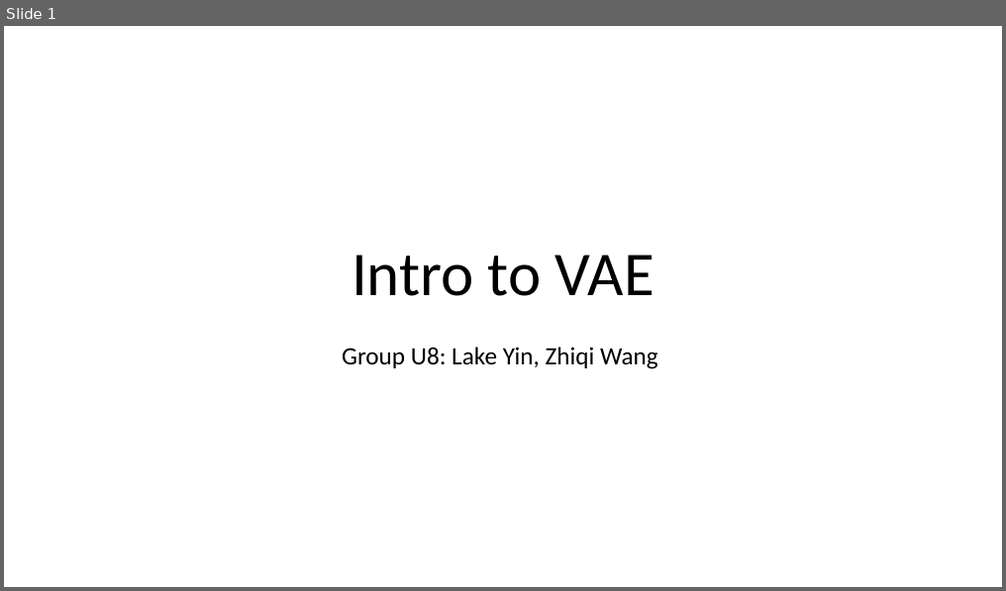
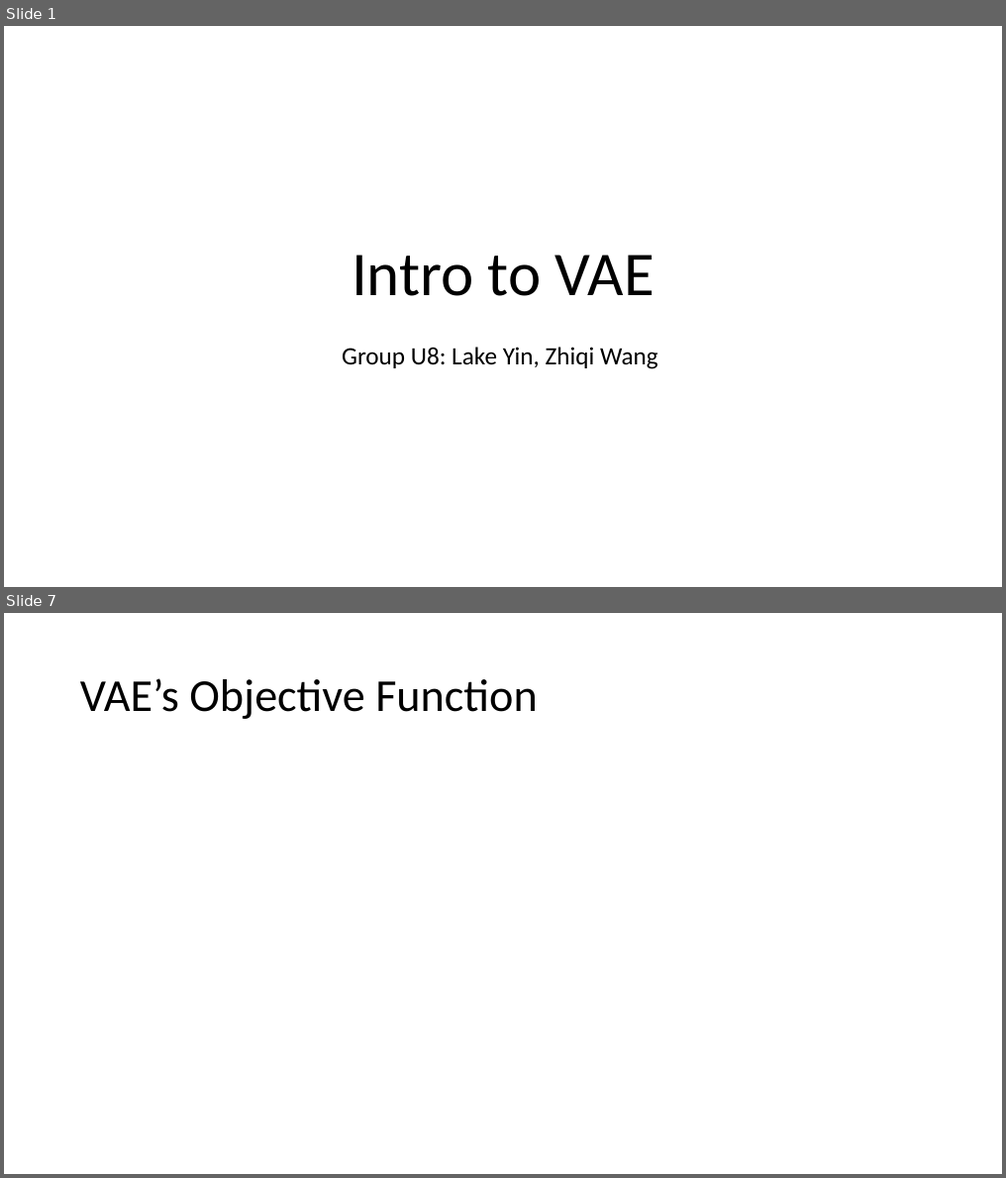
Before and after one commit to ZhiqiEliWang/csci4968-VAE-project, a slide deck: Lecture Note/lecture-slides.pptx. Shown one above the other, each under a label of ours: slide 1 before the commit, slides 1 and 7 after it; the slides between them are not shown. The pictures are 1006x591 and 1006x1178 pixels, drawn with LibreOffice and Linux fonts; fonts in the diff are those of the drawing. Boxes give left, top, right and bottom in pixels: in the first picture for what was removed or moved away, otherwise in the second. Text is boxed around its words. In the diff, an @@ line names an element or a change of style, - is before the commit and + after.

```diff
--- a/Lecture Note/lecture-slides.pptx
+++ b/Lecture Note/lecture-slides.pptx
@@ slide 7 added at (4,613,1002,1174), background #FFFFFF @@
@@ title added at (80,678,538,719), 44 pt, text #000000 @@
+VAE’s Objective Function
```
Also in this commit, not shown: 1 slide changed, 4 other slides added, 1 slide removed, 2 other files.
